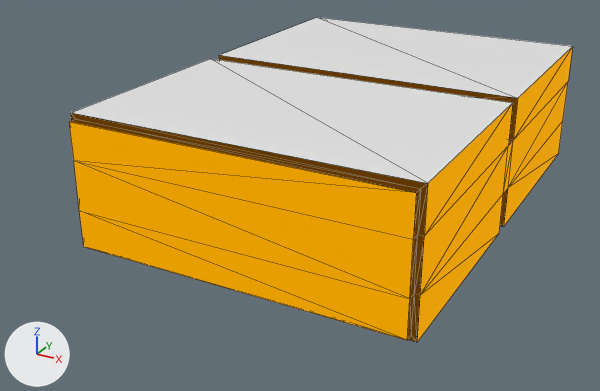
An edit to the glTF model blender/shopting_range.glb, drawn before and after from the same camera.
Camera for both pictures: a camera (50 mm lens) standing at (10.46, -25.53, 10.81) and looking at (-0.81, -5.03, 0.56). Arrows for +X, +Y and +Z are at lower left; the lights stay in place. Mesh edges are drawn as thin lines. Vertices at the same position are counted once.

Objects in the first picture: 'shooting_range'.
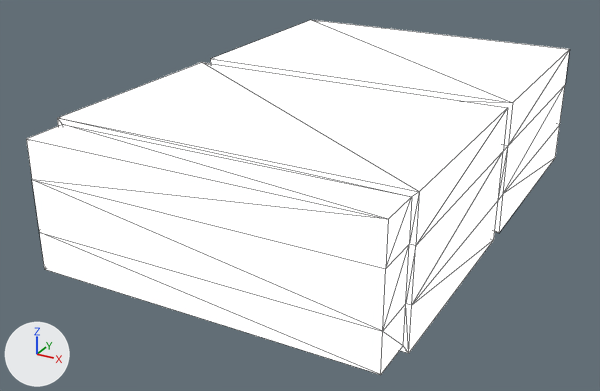
What differs and where, as boxes [x1, y1, x2, y2] in the pictures (600 x 391 px; the box of a moved part takes in the faces that stretch with it):
'shooting_range', recoloured, surface changed, reshaped, moved (8% wider, 9% taller): before [69, 17, 573, 342]; after [26, 20, 570, 375]
part 1 of me_cube, moved or reshaped: before [69, 119, 421, 340]; after [26, 124, 412, 375]

The change in detail:
In material 'wall' (mat_wall), emission_color is no longer (0.8, 0.343, 0.0), orange #e79e00.
Material 'roof' (mat_roof) changes colour from white #e7e7e7 to black #000000; in linear values from (0.8, 0.8, 0.8) to (0.0, 0.0, 0.0).
In material 'roof' (mat_roof), emission_strength is now set to 1.0.
In material 'roof' (mat_roof), metallic goes from 0.0 to 1.0.
Material 'wood x' (mat_wood_x) is new.
Its base color is (0.0, 0.0, 0.0) (black #000000).
Its metallic is 1.0.
Its roughness is 1.0.
Its emission strength is 1.0.
Material 'wood z' (mat_wood_z) is new.
Its base color is (0.0, 0.0, 0.0) (black #000000).
Its metallic is 1.0.
Its roughness is 1.0.
Its emission strength is 1.0.
me_cube has 48 vertices, 92 faces and spans x -5.0..5.0, y -10.75..3.5, z 0.0..3.97.
me_cube is used by ob_shooting_range; location (0.0, 0.5, 0.0).
Before the commit, vertices of me_cube: 8 (-4.85, -10.75, 0.15) at pixel (83, 246), 9 (4.85, -10.75, 0.15) at pixel (407, 340), 14 (-4.85, -10.75, 1.25) at pixel (79, 210), 15 (4.85, -10.75, 1.25) at pixel (409, 298), 24 (-4.85, -10.75, 3.82) at pixel (68, 121).
Before the commit, vertices of me_cube: 25 (4.85, -10.75, 3.82) at pixel (416, 192), 34 (-4.85, -10.75, 2.72) at pixel (73, 160), 35 (4.85, -10.75, 2.72) at pixel (413, 239).
Part 1, on me_cube:
Vertices 8, 9, 14, 15, 24, 25, 34, 35 of me_cube move by (0.0, -1.0, 0.0).
me_cube no longer uses material mat_wood (black #000000).
me_cube now uses material mat_wood_x (black #000000).
me_cube now uses material mat_wood_z (black #000000).
Object 'shooting_range' (ob_shooting_range) moves from (0.0, 0.5, 0.0) to (0.0, 0.0, 0.0).
